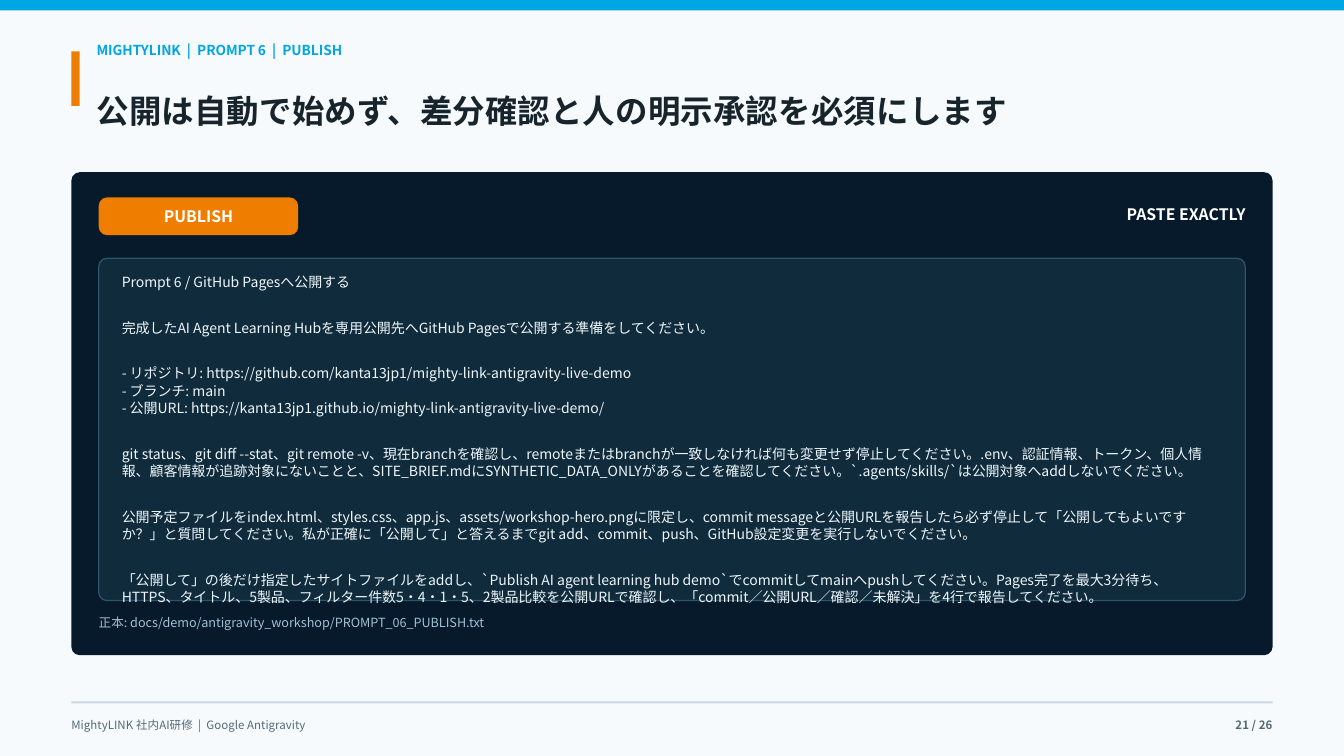
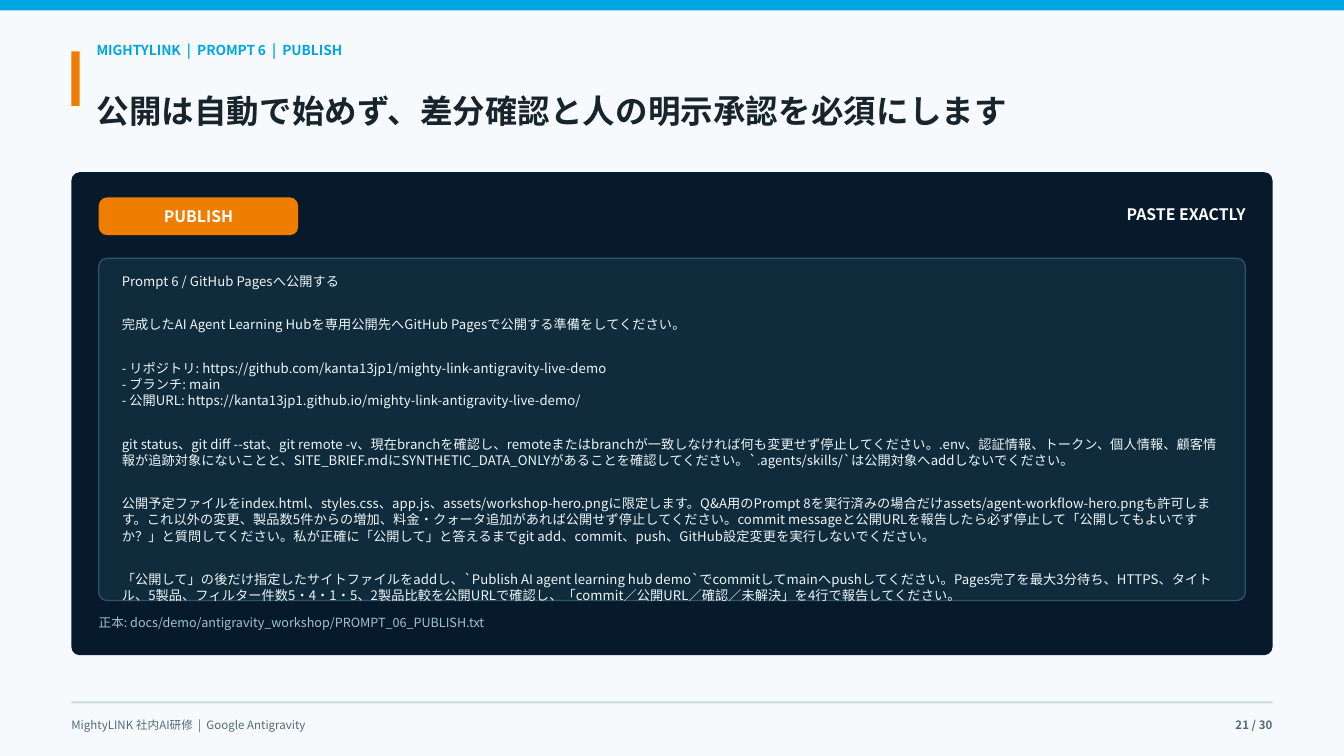
Before and after one commit to kanta13jp1/mighty-link-ai-connect, a slide deck: slide 21 of exports/knowledge_flow/mighty_skill_bridge_antigravity_user_guide_2026.pptx. Drawn at 1344x756 pixels with LibreOffice and Linux fonts; fonts in the diff are those of the drawing; background and template pictures are left out. Boxes give left, top, right and bottom in pixels: in the first picture for what was removed or moved away, otherwise in the second. Text is boxed around its words. In the diff, an @@ line names an element or a change of style, - is before the commit and + after.

Commit message:
feat: integrate Antigravity rehearsal into demo deck

```diff
--- a/exports/knowledge_flow/mighty_skill_bridge_antigravity_user_guide_2026.pptx
+++ b/exports/knowledge_flow/mighty_skill_bridge_antigravity_user_guide_2026.pptx
@@ text at box(122, 275, 1217, 601): size 10 to 9.5 pt in "Prompt 6 / GitHub Pagesへ公開する", "完成したAI Agent Learning Hubを専用公開先へGitHub Pagesで公開する準備をしてください。", "- リポジトリ: https://github.com/kanta13jp1/mighty-link-antigravi ...", "- ブランチ: main" and 3 more places @@
@@ text at box(122, 497, 1210, 545): text changed; size 10 to 9.5 pt @@
-公開予定ファイルをindex.html、styles.css、app.js、assets/workshop-hero.pngに限定し、commit messageと公開URLを報告したら必ず停止して「公開してもよいですか？」と質問してください。私が正確に「公開して」と答えるまでgit add、commit、push、GitHub設定変更を実行しないでください。
+公開予定ファイルをindex.html、styles.css、app.js、assets/workshop-hero.pngに限定します。Q&A用のPrompt 8を実行済みの場合だけassets/agent-workflow-hero.pngも許可します。これ以外の変更、製品数5件からの増加、料金・クォータ追加があれば公開せず停止してください。commit messageと公開URLを報告したら必ず停止して「公開してもよいですか？」と質問してください。私が正確に「公開して」と答えるまでgit add、commit、push、GitHub設定変更を実行しないでください。
```
Also in this commit, not shown: 24 other slides changed, 5 slides added, 1 slide removed, 13 other files.
